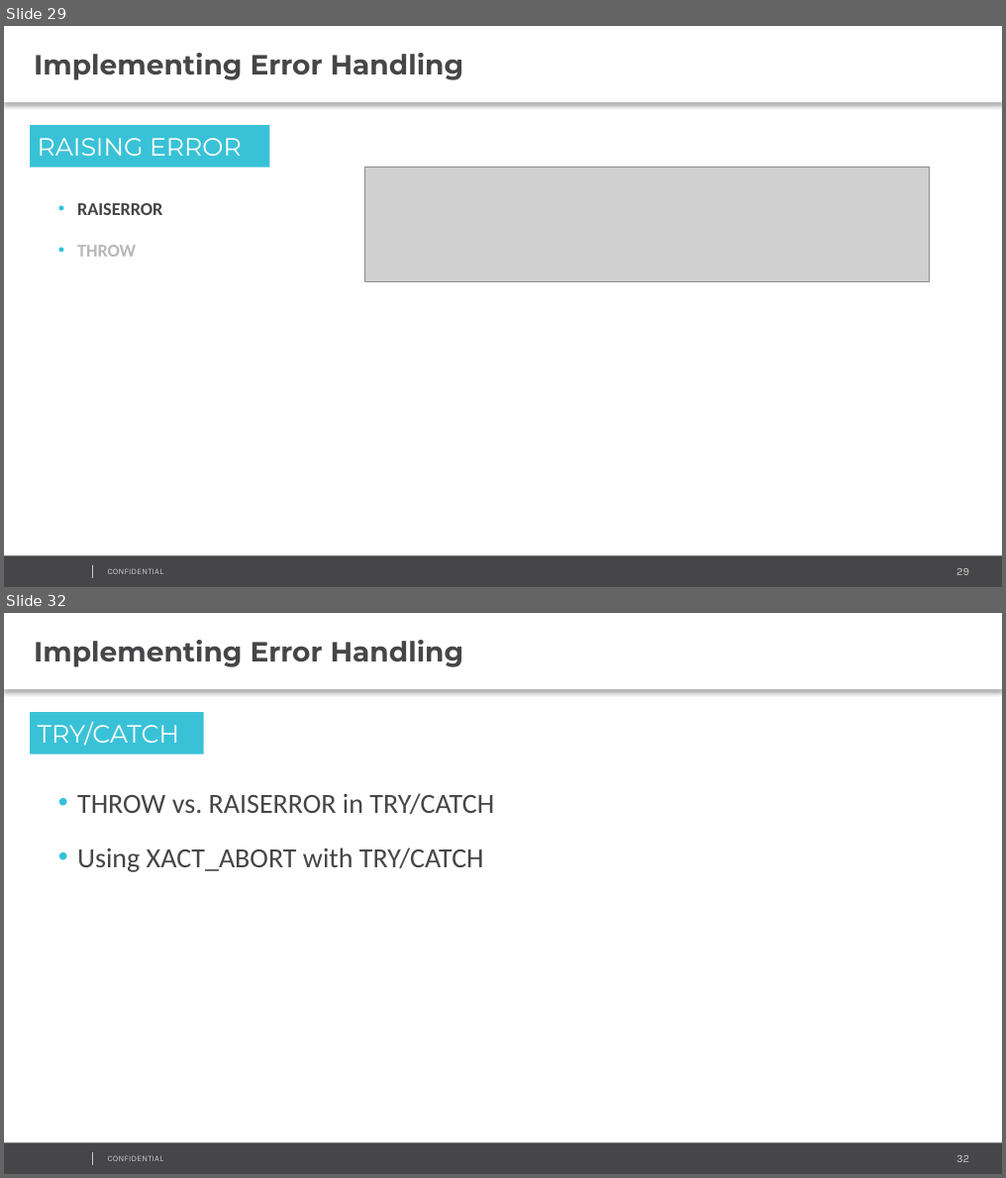
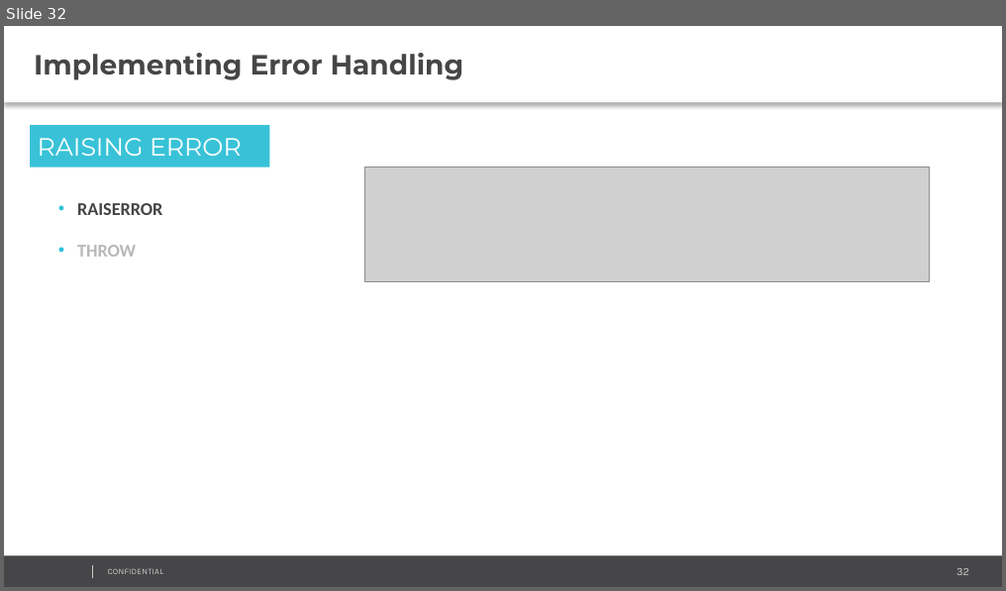
Before and after one commit to AndreyQC/MSBI.Lab, a slide deck: MSBI.Lecture.09/MSBI.Dev.S19E09.pptx. Shown one above the other, each under a label of ours: slides 29 and 32 before the commit, slide 32 after it; the slides between them are not shown. The pictures are 1006x1178 and 1006x591 pixels, drawn with LibreOffice and Linux fonts; fonts in the diff are those of the drawing; grey boxes stand for pictures; background and template pictures are left out. Boxes give left, top, right and bottom in pixels: in the first picture for what was removed or moved away, otherwise in the second. Text is boxed around its words. In the diff, an @@ line names an element or a change of style, - is before the commit and + after.

```diff
--- a/MSBI.Lecture.09/MSBI.Dev.S19E09.pptx
+++ b/MSBI.Lecture.09/MSBI.Dev.S19E09.pptx
@@ slide 32 removed at <box>4,613,1002,1174</box>, background #FFFFFF; not listed: 4 template elements that a slide beside it also shows @@
@@ text removed at <box>4,613,1002,690</box> @@
-Implementing Error Handling
@@ rectangle removed at <box>30,712,204,754</box> @@
-TRY/CATCH
@@ text removed at <box>77,793,494,872</box> @@
-    • THROW vs. RAISERROR in TRY/CATCH
-    • Using XACT_ABORT with TRY/CATCH
@@ what was slide 29 is now slide 32 @@
```
Also in this commit, not shown: 9 slides changed, 6 slides added, 3 other slides removed, 20 other files.
